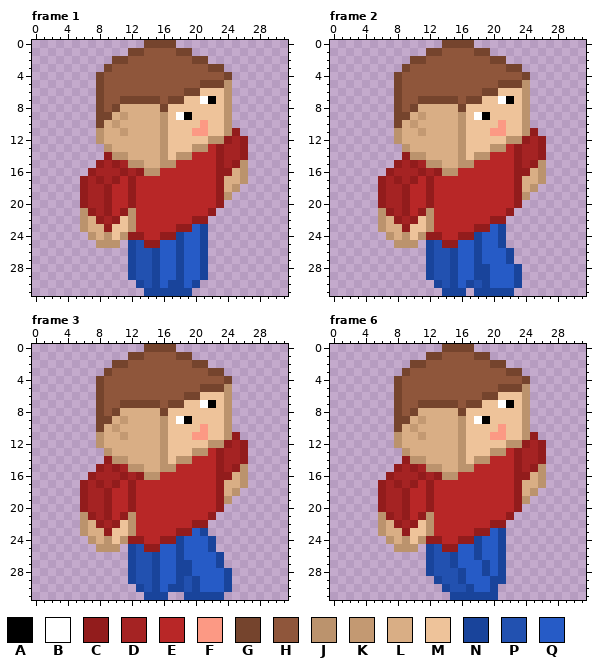
Two states of a pixel-art file, assets/sprites/aseprite/player.aseprite. The first picture shows the starting point.
32x32 pixels, 9 frames. Shown: frame 1, frame 2, frame 3, frame 6. The commit also changed other frames, which this record leaves out.
Palette (. is transparent): A #000000  B #ffffff  C #921c1c  D #a52323  E #b82727  F #fc9984  G #75442d  H #8f563b  J #bb936d  K #c39972  L #d9ae85  M #eec39a  N #19449b  P #2251b0  Q #265bc6
Pixels before, frame 1, first column x 6:
 0 ........GGGG.........
 1 ......GGHHHHGG.......
 2 ....GGHHHHHHHHGG.....
 3 ...GHHHHHHHHHHHHGG...
 4 ..GHHHHHHHHHHHHHHHG..
 5 ..GHHHHHHHHHHHHGGGJ..
 6 ..GHHHHHHHHHHGGMMMJ..
 7 ..GHHGGGGGHGGMMBAMJ..
 8 ..GHGLLLLLGMMMMMMMJ..
 9 ..GGLKLLLLJMBAMMMMJ..
10 ..GLKLLLLLJMMMMFMMJ..
11 ..JLLKLLLLJMMMFFMMJC.
12 ..JLLLLLLLJMMMMMJJCDC
13 ...JLLLLLLJMMMJJECDDC
14 ...CJJLLLLJMJJEEECDDC
15 ..CDCDJJLLJJEEEEECDCJ
16 .CDDDCDCJJEEEEEEECCLJ
17 CDCDCECEEEEEEEEEECLLJ
18 CDDCEECEEEEEEEEEECLJ.
19 CDDCEECEEEEEEEEEECJ..
20 CDDCEECEEEEEEEEEEC...
21 JCDCECJEEEEEEEEEC....
22 JLCDCMJEEEEEEECC.....
23 JLLCMMJEEEEECCQN.....
24 .JLJMJCCEECCNQQN.....
25 ..JJJ.NPCCQQNQQN.....
26 ......NPPNQQNQQN.....
27 ......NPPNQQNQQN.....
28 ......NPPNQQNQQN.....
29 ......NPPNQQNQQN.....
30 .......NPNQNNQN......
31 ........NNNNNN.......
Pixels before, frame 2, first column x 6:
 0 ........GGGG.........
 1 ......GGHHHHGG.......
 2 ....GGHHHHHHHHGG.....
 3 ...GHHHHHHHHHHHHGG...
 4 ..GHHHHHHHHHHHHHHHG..
 5 ..GHHHHHHHHHHHHGGGJ..
 6 ..GHHHHHHHHHHGGMMMJ..
 7 ..GHHGGGGGHGGMMBAMJ..
 8 ..GHGLLLLLGMMMMMMMJ..
 9 ..GGLKLLLLJMBAMMMMJ..
10 ..GLKLLLLLJMMMMFMMJ..
11 ..JLLKLLLLJMMMFFMMJC.
12 ..JLLLLLLLJMMMMMJJCDC
13 ...JLLLLLLJMMMJJECDDC
14 ...CJJLLLLJMJJEEECDDC
15 ..CDCDJJLLJJEEEEECDCJ
16 .CDDDCDCJJEEEEEEECCLJ
17 CDCDCECEEEEEEEEEECLLJ
18 CDDCEECEEEEEEEEEECLJ.
19 CDDCEECEEEEEEEEEECJ..
20 CDDCEECEEEEEEEEEEC...
21 JCDCECJEEEEEEEEEC....
22 JLCDCMJEEEEEEECC.....
23 JLLCMMJEEEEECCQN.....
24 .JLJMJCCEECCNQQN.....
25 ..JJJ.NPCCQQNQQN.....
26 ......NPPNQQNQQQN....
27 ......NPPNQQNQQQN....
28 ......NPPNQQNNQQQN...
29 ......NPPNQQNNQQQN...
30 .......NPNQNPNQQQN...
31 ........NNN.NNNNN....
Pixels before, frame 3, first column x 6:
 0 ........GGGG.........
 1 ......GGHHHHGG.......
 2 ....GGHHHHHHHHGG.....
 3 ...GHHHHHHHHHHHHGG...
 4 ..GHHHHHHHHHHHHHHHG..
 5 ..GHHHHHHHHHHHHGGGJ..
 6 ..GHHHHHHHHHHGGMMMJ..
 7 ..GHHGGGGGHGGMMBAMJ..
 8 ..GHGLLLLLGMMMMMMMJ..
 9 ..GGLKLLLLJMBAMMMMJ..
10 ..GLKLLLLLJMMMMFMMJ..
11 ..JLLKLLLLJMMMFFMMJC.
12 ..JLLLLLLLJMMMMMJJCDC
13 ...JLLLLLLJMMMJJECDDC
14 ...CJJLLLLJMJJEEECDDC
15 ..CDCDJJLLJJEEEEECDCJ
16 .CDDDCDCJJEEEEEEECCLJ
17 CDCDCECEEEEEEEEEECLLJ
18 CDDCEECEEEEEEEEEECLJ.
19 CDDCEECEEEEEEEEEECJ..
20 CDDCEECEEEEEEEEEEC...
21 JCDCECJEEEEEEEEEC....
22 JLCDCMJEEEEEEECC.....
23 JLLCMMJEEEEECCQN.....
24 .JLJMJCCEECCNQQQN....
25 ..JJJ.NPCCQQNQQQN....
26 ......NPPNQQNQQQQN...
27 ......NPPNQQNNQQQN...
28 ......NPPNQQNNQQQQN..
29 ......NPPNQQNPNQQQN..
30 .......NPNQNNPNQQQN..
31 ........NNN..NNNNN...
Pixels before, frame 6, first column x 6:
 0 ........GGGG.........
 1 ......GGHHHHGG.......
 2 ....GGHHHHHHHHGG.....
 3 ...GHHHHHHHHHHHHGG...
 4 ..GHHHHHHHHHHHHHHHG..
 5 ..GHHHHHHHHHHHHGGGJ..
 6 ..GHHHHHHHHHHGGMMMJ..
 7 ..GHHGGGGGHGGMMBAMJ..
 8 ..GHGLLLLLGMMMMMMMJ..
 9 ..GGLKLLLLJMBAMMMMJ..
10 ..GLKLLLLLJMMMMFMMJ..
11 ..JLLKLLLLJMMMFFMMJC.
12 ..JLLLLLLLJMMMMMJJCDC
13 ...JLLLLLLJMMMJJECDDC
14 ...CJJLLLLJMJJEEECDDC
15 ..CDCDJJLLJJEEEEECDCJ
16 .CDDDCDCJJEEEEEEECCLJ
17 CDCDCECEEEEEEEEEECLLJ
18 CDDCEECEEEEEEEEEECLJ.
19 CDDCEECEEEEEEEEEECJ..
20 CDDCEECEEEEEEEEEEC...
21 JCDCECJEEEEEEEEEC....
22 JLCDCMJEEEEEEECC.....
23 JLLCMMJEEEEECCQN.....
24 .JLJMJCCEECCNQQN.....
25 ..JJJ.NPCCQQNQQN.....
26 ......NPPNQQNQQN.....
27 ......NPPNQQQNQN.....
28 ......NPPPNQQNQN.....
29 .......NPPNQQQNN.....
30 ........NPPNQQN......
31 .........NNNNNN......
The result:
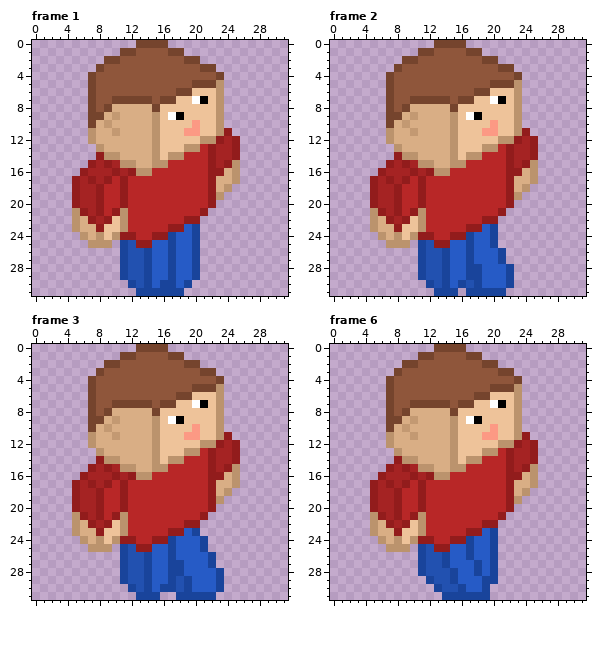
Changes in this commit:
Changed rows in their new state; - is an unchanged pixel.
Frame 1:
first column x 5:
 0 --------G---.---------
 1 ------G-H---G-.-------
 2 ----G-H-------G-.-----
 3 ---GH-----------G-.---
 4 --GH--------------G.--
 5 --GH-----------G--J.--
 6 --GH---------G-M--J.--
 7 --GH-G----HG-M-BAMJ.--
 8 --GHGL----GM------J.--
 9 --G-LKL---JMBAM---J.--
10 --GLKL----JM---FM-J.--
11 --JL-KL---JM--F-M-JC.-
12 --JL------JM----J-CDC.
13 ---JL-----JM--J-ECD-C.
14 ---CJ-L---JMJ-E--CD-C.
15 --CDCDJ-L-J-E----CDCJ.
16 -CD--CDCJ-E------C-LJ.
17 CDCDCECE---------CL-J.
18 CD-CE-CE---------CLJ.-
19 CD-CE-CE---------CJ.--
20 CD-CE-CE---------C.---
21 JCDCECJE--------C.----
22 JLCDCMJE------C-.-----
23 JL-CM-JE----C-QN.-----
24 -JLJMJC-E-C-NQ-N.-----
25 --J--.NPC-Q-NQ-N.-----
26 ------NP-NQ-NQ-N.-----
27 ------NP-NQ-NQ-N.-----
28 ------NP-NQ-NQ-N.-----
29 ------NP-NQ-NQ-N.-----
30 -------NPNQN-QN.------
31 --------N-----.-------
Frame 2:
first column x 5:
 0 --------G---.---------
 1 ------G-H---G-.-------
 2 ----G-H-------G-.-----
 3 ---GH-----------G-.---
 4 --GH--------------G.--
 5 --GH-----------G--J.--
 6 --GH---------G-M--J.--
 7 --GH-G----HG-M-BAMJ.--
 8 --GHGL----GM------J.--
 9 --G-LKL---JMBAM---J.--
10 --GLKL----JM---FM-J.--
11 --JL-KL---JM--F-M-JC.-
12 --JL------JM----J-CDC.
13 ---JL-----JM--J-ECD-C.
14 ---CJ-L---JMJ-E--CD-C.
15 --CDCDJ-L-J-E----CDCJ.
16 -CD--CDCJ-E------C-LJ.
17 CDCDCECE---------CL-J.
18 CD-CE-CE---------CLJ.-
19 CD-CE-CE---------CJ.--
20 CD-CE-CE---------C.---
21 JCDCECJE--------C.----
22 JLCDCMJE------C-.-----
23 JL-CM-JE----C-QN.-----
24 -JLJMJC-E-C-NQ-N.-----
25 --J--.NPC-Q-NQ-N.-----
26 ------NP-NQ-NQ--N.----
27 ------NP-NQ-NQ--N.----
28 ------NP-NQ-N-Q--N.---
29 ------NP-NQ-N-Q--N.---
30 -------NPNQNPNQ--N.---
31 --------N--.N----.----
Frame 3:
first column x 5:
 0 --------G---.---------
 1 ------G-H---G-.-------
 2 ----G-H-------G-.-----
 3 ---GH-----------G-.---
 4 --GH--------------G.--
 5 --GH-----------G--J.--
 6 --GH---------G-M--J.--
 7 --GH-G----HG-M-BAMJ.--
 8 --GHGL----GM------J.--
 9 --G-LKL---JMBAM---J.--
10 --GLKL----JM---FM-J.--
11 --JL-KL---JM--F-M-JC.-
12 --JL------JM----J-CDC.
13 ---JL-----JM--J-ECD-C.
14 ---CJ-L---JMJ-E--CD-C.
15 --CDCDJ-L-J-E----CDCJ.
16 -CD--CDCJ-E------C-LJ.
17 CDCDCECE---------CL-J.
18 CD-CE-CE---------CLJ.-
19 CD-CE-CE---------CJ.--
20 CD-CE-CE---------C.---
21 JCDCECJE--------C.----
22 JLCDCMJE------C-.-----
23 JL-CM-JE----C-QN.-----
24 -JLJMJC-E-C-NQ--N.----
25 --J--.NPC-Q-NQ--N.----
26 ------NP-NQ-NQ---N.---
27 ------NP-NQ-N-Q--N.---
28 ------NP-NQ-N-Q---N.--
29 ------NP-NQ-NPNQ--N.--
30 -------NPNQN-PNQ--N.--
31 --------N--.-N----.---
Frame 6:
first column x 5:
 0 --------G---.---------
 1 ------G-H---G-.-------
 2 ----G-H-------G-.-----
 3 ---GH-----------G-.---
 4 --GH--------------G.--
 5 --GH-----------G--J.--
 6 --GH---------G-M--J.--
 7 --GH-G----HG-M-BAMJ.--
 8 --GHGL----GM------J.--
 9 --G-LKL---JMBAM---J.--
10 --GLKL----JM---FM-J.--
11 --JL-KL---JM--F-M-JC.-
12 --JL------JM----J-CDC.
13 ---JL-----JM--J-ECD-C.
14 ---CJ-L---JMJ-E--CD-C.
15 --CDCDJ-L-J-E----CDCJ.
16 -CD--CDCJ-E------C-LJ.
17 CDCDCECE---------CL-J.
18 CD-CE-CE---------CLJ.-
19 CD-CE-CE---------CJ.--
20 CD-CE-CE---------C.---
21 JCDCECJE--------C.----
22 JLCDCMJE------C-.-----
23 JL-CM-JE----C-QN.-----
24 -JLJMJC-E-C-NQ-N.-----
25 --J--.NPC-Q-NQ-N.-----
26 ------NP-NQ-NQ-N.-----
27 ------NP-NQ--NQN.-----
28 ------NP--NQ-NQN.-----
29 -------NP-NQ--N-.-----
30 --------NP-NQ-N.------
31 ---------N-----.------
Boxes around the changes in both pictures, in picture pixels (x1, y1, x2, y2):
changed: (72, 40, 248, 296)
changed: (370, 40, 546, 296)
changed: (72, 344, 248, 600)
changed: (370, 344, 546, 600)
